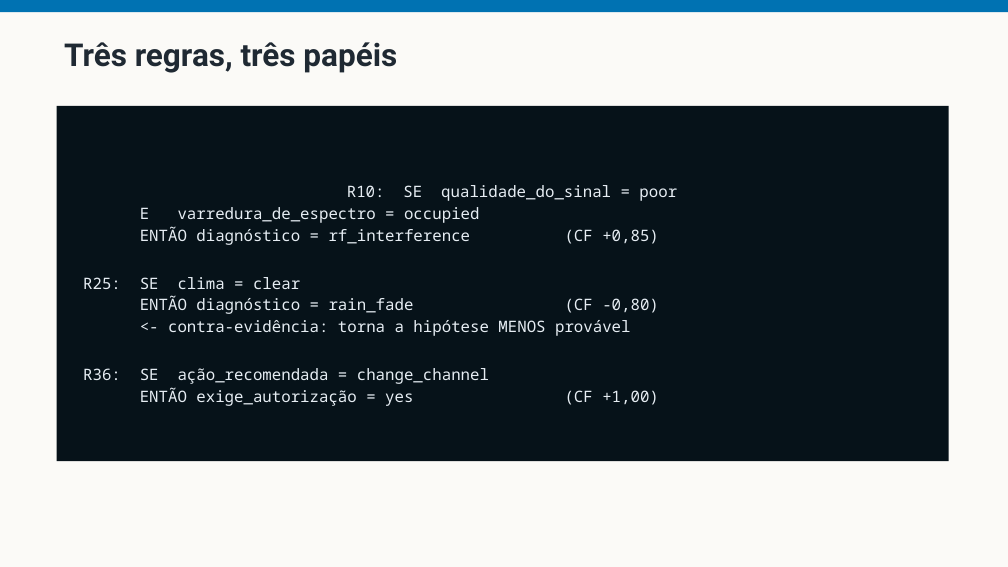
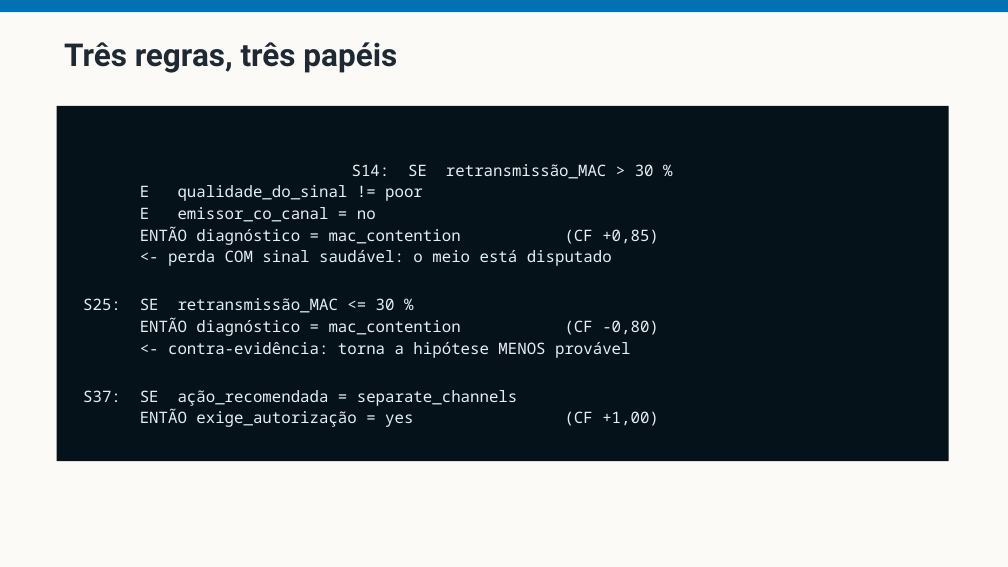
Before and after one commit to fsd-dantas/ai4systems, a slide deck: slide 14 of docs/presentation/ai-for-smartgrids-apresentacao.pptx (slide 13 before the commit). Drawn at 1008x567 pixels with LibreOffice and Linux fonts; fonts in the diff are those of the drawing. Boxes give left, top, right and bottom in pixels: in the first picture for what was removed or moved away, otherwise in the second. Text is boxed around its words. In the diff, an @@ line names an element or a change of style, - is before the commit and + after.

```diff
--- a/docs/presentation/ai-for-smartgrids-apresentacao.pptx
+++ b/docs/presentation/ai-for-smartgrids-apresentacao.pptx
@@ text in rectangle at [83, 164, 659, 336]: text changed @@
-R10: SE qualidade_do_sinal = poor
-E varredura_de_espectro = occupied
-ENTÃO diagnóstico = rf_interference (CF +0,85)
-R25: SE clima = clear
-ENTÃO diagnóstico = rain_fade (CF -0,80)
+S14: SE retransmissão_MAC > 30 %
+E qualidade_do_sinal != poor
+E emissor_co_canal = no
+ENTÃO diagnóstico = mac_contention (CF +0,85)
+<- perda COM sinal saudável: o meio está disputado
+S25: SE retransmissão_MAC <= 30 %
+ENTÃO diagnóstico = mac_contention (CF -0,80)
@@ text in rectangle at [83, 390, 517, 406]: text changed @@
-R36: SE ação_recomendada = change_channel
+S37: SE ação_recomendada = separate_channels
```
Also in this commit, not shown: 19 other slides changed, 1 slide added, 2 other files.
